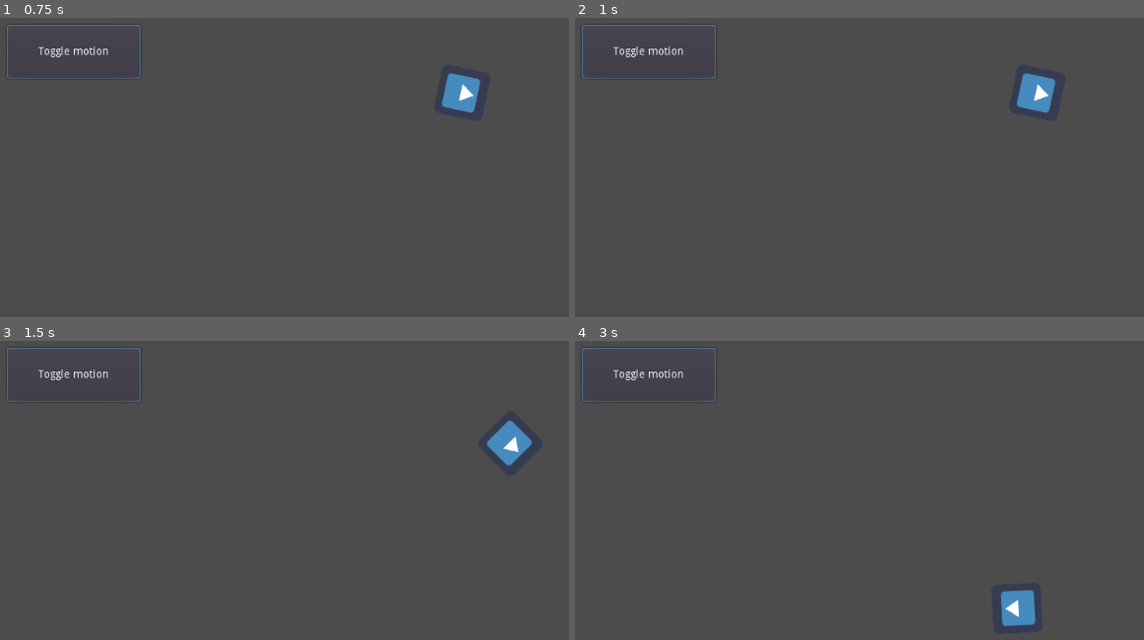
Above: before the commit, frames 1-4 (two rows, left to right).
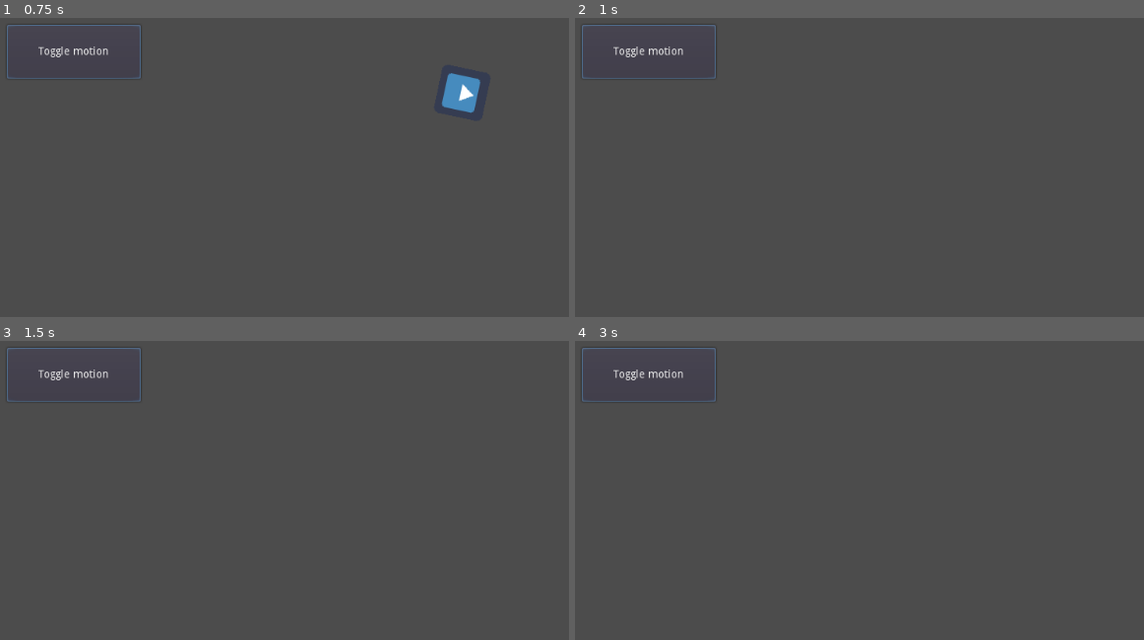
Above: after the commit, the same moments.

Repository: artnavsegda/gdnavsegda
Game: Godot game, scene res://Node2D.tscn
The game is run twice, just before and just after one commit, with the same random seed, the same clock (stepped at 60 frames per second) and the same inputs. The engine's default icon, where the game draws it, is replaced by a stand-in: a white triangle on a blue panel in a dark square.
Inputs:
- Up to frame 1 (0.75 s): click "Toggle motion" at 0.5 s
- Up to frame 2 (1 s): no input
- Up to frame 3 (1.5 s): click "Toggle motion" at 1.25 s
- Up to frame 4 (3 s): click "Toggle motion" at 2 s; tap Enter at 2.75 s

Frame 1 is identical in both runs. In frame 2, 0.7% of the frame differs, in the area x 77-85%, y 18-32%; in frame 3, 0.7%; in frame 4, 0.7%, in the area x 74-81%, y 83-96%.

Commit message:
Update Sprite.gd

Diff:
--- a/code/Sprite.gd
+++ b/code/Sprite.gd
@@ -12,3 +12,10 @@
 
 func _on_Button_pressed():
 	set_process(not is_processing())
+
+func _ready():
+	var timer = get_node("Timer")
+	timer.connect("timeout", self, "_on_Timer_timeout")
+
+func _on_Timer_timeout():
+	visible = not visible
